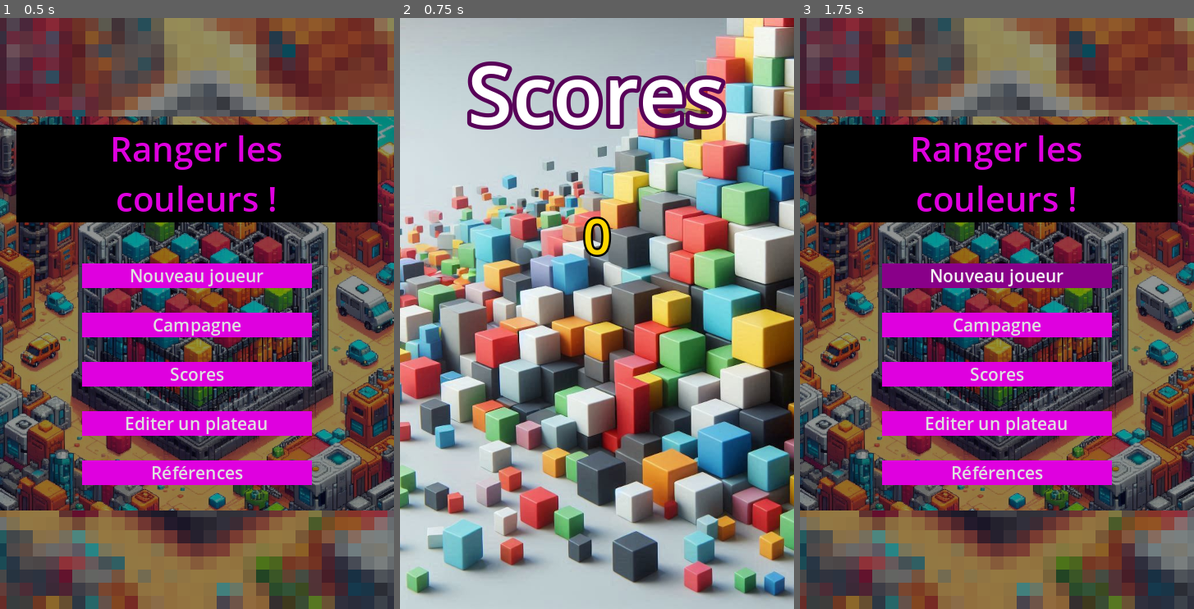
Above: before the commit, frames 1-3 (left to right).
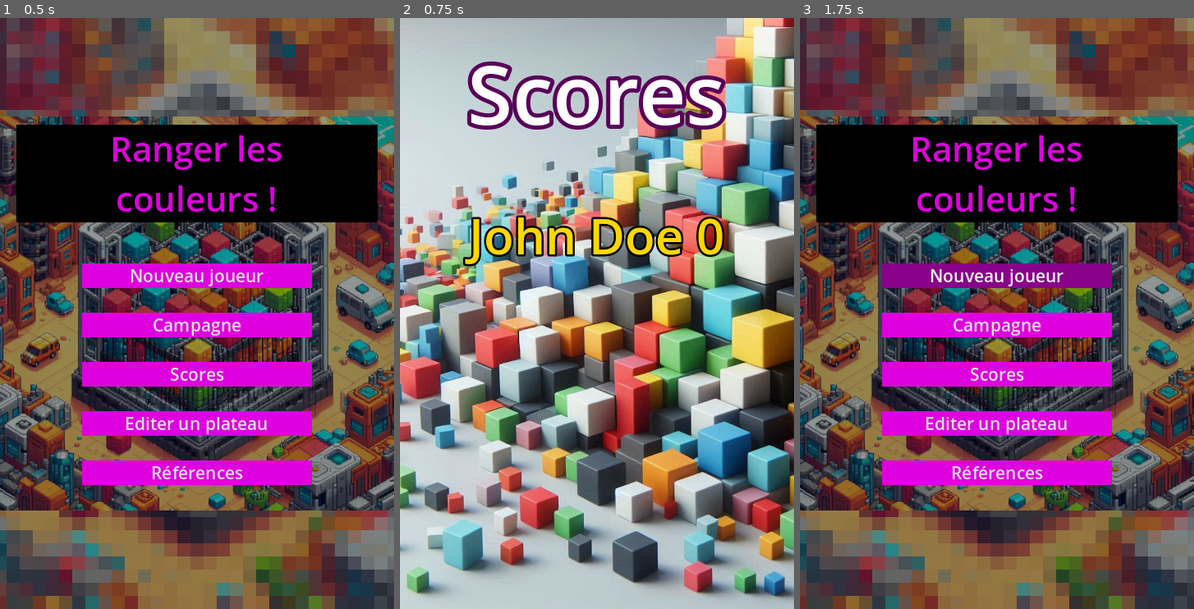
Above: after the commit, the same moments.

Repository: leguims/godot-color-sort-for-anna
Game: Godot game, scene res://Scenes/MenuPrincipal/menu_principal.tscn
Two runs of this game, one before a commit and one after it. Both use one fixed random seed, a clock stepped at 60 frames per second and the inputs below.
Inputs (mouse positions are in pixels of both pictures, inside the frame that each line leads up to):
- Up to frame 1 (0.5 s): no input
- Up to frame 2 (0.75 s): click "Scores" at 0.5 s
- Up to frame 3 (1.75 s): tap Enter at 1.25 s; move the mouse to (1083, 283) at 1.27 s; click (1083, 283) at 1.42 s

Frame 1 is identical in both runs. In frame 2, 2.6% of the frame differs, in the area x 16-83%, y 33-43%; in frame 3, nothing differs.

Commit message:
Ajout du nom dans laa sauvegarde

Diff:
--- a/Scenes/Scores/scores.gd
+++ b/Scenes/Scores/scores.gd
@@ -14,7 +14,7 @@
 	# Remplir chaque score dans la liste des scores
 	var liste_score_bbcode : String
 
-	var score = GestionScore.score()
+	var score = GestionScore.nom() + " " + str(GestionScore.score())
 	liste_score_bbcode += liste_scores.get('entete')
 	var texte_bbcode = liste_scores.get(1)
 	texte_bbcode = texte_bbcode.replace('score', str(score))
--- a/Scenes/gestion_score.gd
+++ b/Scenes/gestion_score.gd
@@ -3,6 +3,7 @@
 ###############################################
 # Gestion des niveaux et des plateaux à jouer
 ###############################################
+var _nom = 'John Doe'
 var nombre_de_partie = 0
 var niveau_actuel = 3
 var plateau_actuel = { '3': 0 }
@@ -135,6 +136,8 @@
 	var sauvegarde_joueur = _read_json_file("user://sauvegarde.json")
 	if sauvegarde_joueur:
 		print("sauvegarde_joueur = ", sauvegarde_joueur)
+		if 'nom' in sauvegarde_joueur:
+			_nom = sauvegarde_joueur['nom']
 		if 'nombre_de_partie' in sauvegarde_joueur:
 			nombre_de_partie = sauvegarde_joueur['nombre_de_partie']
 		if 'niveau_actuel' in sauvegarde_joueur:
@@ -148,6 +151,7 @@
 
 func _enregistrer_sauvegarde_joueur() -> void:
 	var sauvegarde_joueur = {
+		'nom' : _nom,
 		'nombre_de_partie' : nombre_de_partie,
 		'niveau_actuel' : niveau_actuel,
 		'plateau_actuel' : plateau_actuel,
@@ -155,6 +159,10 @@
 	}
 	_write_json_file("user://sauvegarde.json", sauvegarde_joueur)
 	print("enregistrer_sauvegarde_joueur")
+
+func nom() -> String:
+	"""Cette méthode retourne le nom du joueur"""
+	return _nom
 
 func score() -> int:
 	"""Cette méthode retourne le score du joueur"""
Not shown, changed: Readme.md
